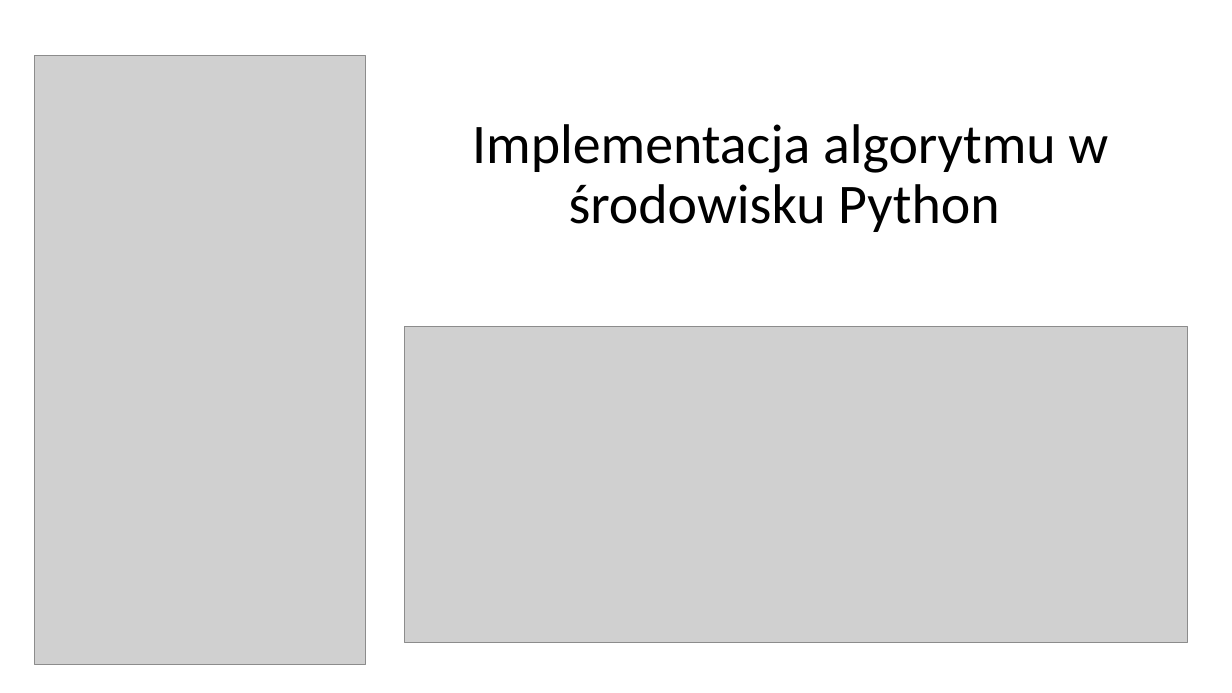
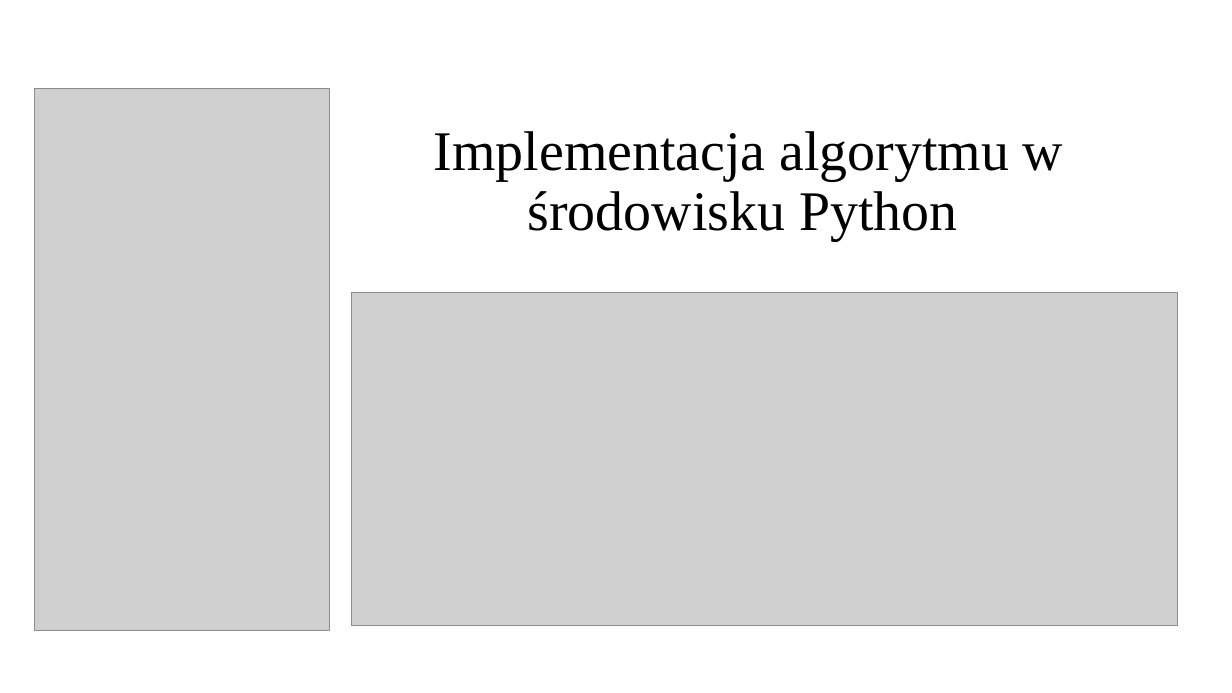
Before and after one commit to fraczpa22/SDUP_BWT_transformata, a slide deck: slide 3 of mpims_Paweł_Frączkiewicz.ppt. Drawn at 1232x693 pixels with LibreOffice and Linux fonts; fonts in the diff are those of the drawing; grey boxes stand for pictures; background and template pictures are left out. Boxes give left, top, right and bottom in pixels: in the first picture for what was removed or moved away, otherwise in the second. Text is boxed around its words. In the diff, an @@ line names an element or a change of style, - is before the commit and + after.

```diff
--- a/mpims_Paweł_Frączkiewicz.ppt
+++ b/mpims_Paweł_Frączkiewicz.ppt
@@ picture: place and size @@
-picture at box(34, 56, 365, 665)
+picture at box(34, 89, 329, 631)
@@ title "Implementacja algorytmu w środowisku Python": place and size @@
-title "Implementacja algorytmu w środowisku Python" at box(472, 124, 1108, 232)
+title "Implementacja algorytmu w środowisku Python" at box(434, 131, 1063, 241)
@@ title "Implementacja algorytmu w środowisku Python" at box(434, 131, 1063, 241): font Calibri to Times New Roman @@
@@ picture: place and size @@
-picture at box(404, 327, 1187, 643)
+picture at box(352, 292, 1177, 626)
```
Also in this commit, not shown: 7 other slides changed.
